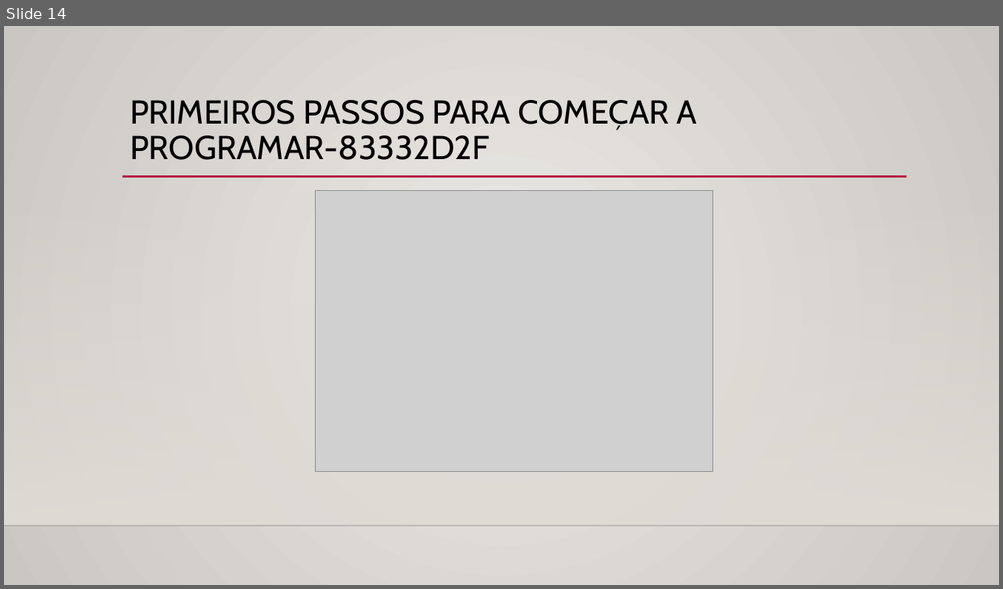
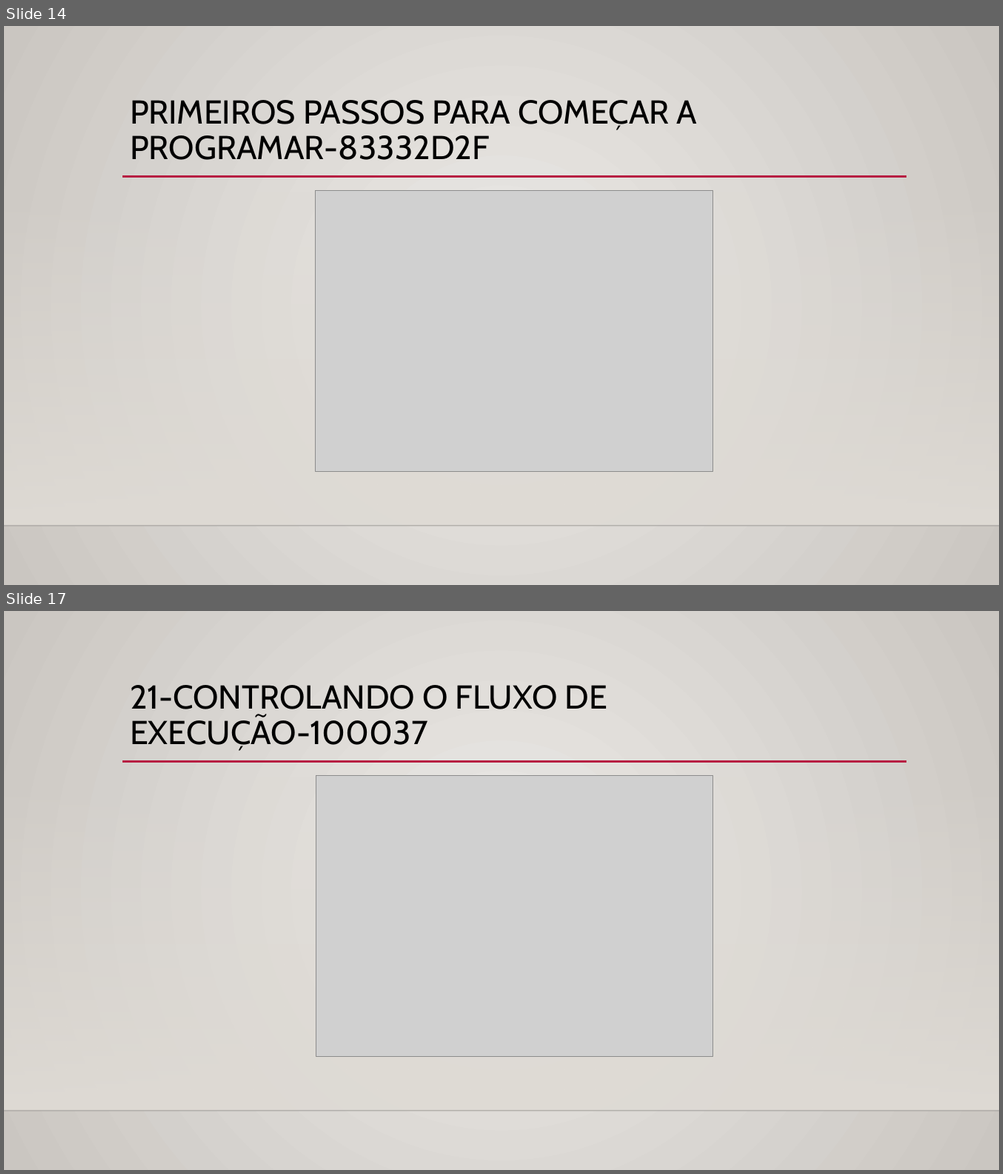
Before and after one commit to Rosem111/Evolu-o-na-DIO, a slide deck: Conquistas/Conquistas.pptx. Shown one above the other, each under a label of ours: slide 14 before the commit, slides 14 and 17 after it; the slides between them are not shown. The pictures are 1003x589 and 1003x1174 pixels, drawn with LibreOffice and Linux fonts; fonts in the diff are those of the drawing; grey boxes stand for pictures; background and template pictures are left out. Boxes give left, top, right and bottom in pixels: in the first picture for what was removed or moved away, otherwise in the second. Text is boxed around its words. In the diff, an @@ line names an element or a change of style, - is before the commit and + after.

```diff
--- a/Conquistas/Conquistas.pptx
+++ b/Conquistas/Conquistas.pptx
@@ slide 17 added at [4, 611, 999, 1170], background gradient #ECEAE7 to #CAC7C1; not listed: 3 template elements that a slide beside it also shows @@
@@ title added at [130, 685, 607, 751], 32 pt, text #000000 @@
+21-CONTROLANDO O FLUXO DE EXECUÇÃO-100037
@@ picture added at [316, 775, 713, 1056] @@
```
Also in this commit, not shown: 3 other slides added.
